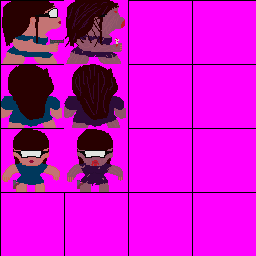
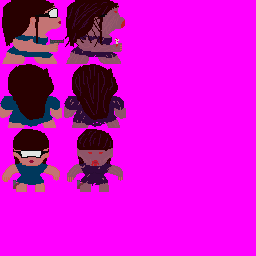
Layered file, before and after one edit (256 x 256). Changes by layer:
removed layer "Pasted Layer" over [70, 99, 121, 164]
hid "Background" over [0, 0, 256, 256]
painted on "Actual" over [70, 99, 121, 164]
